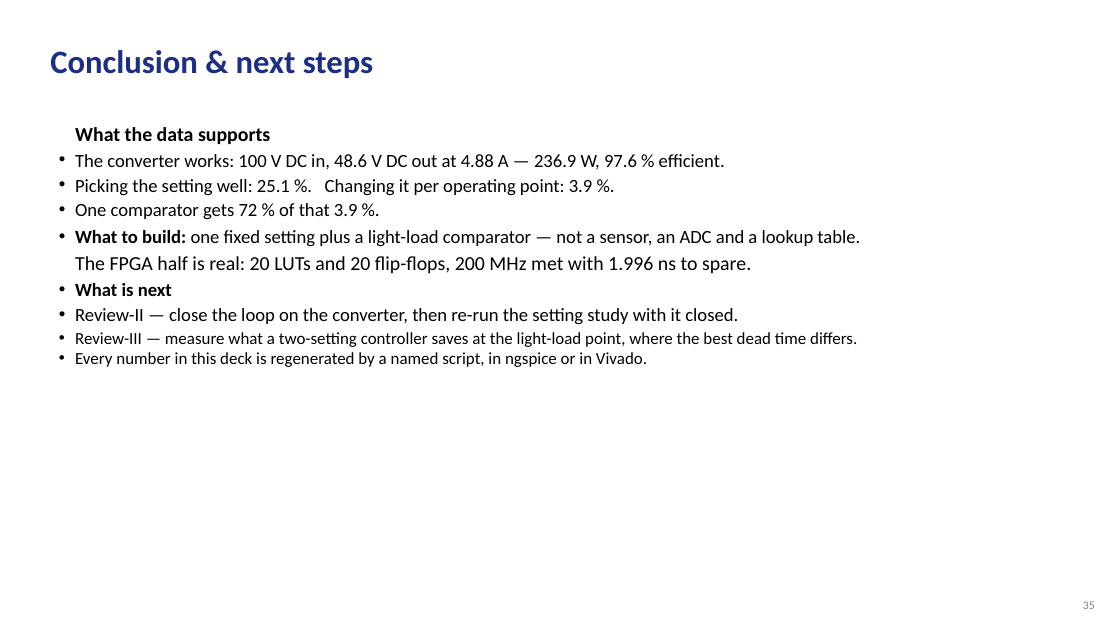
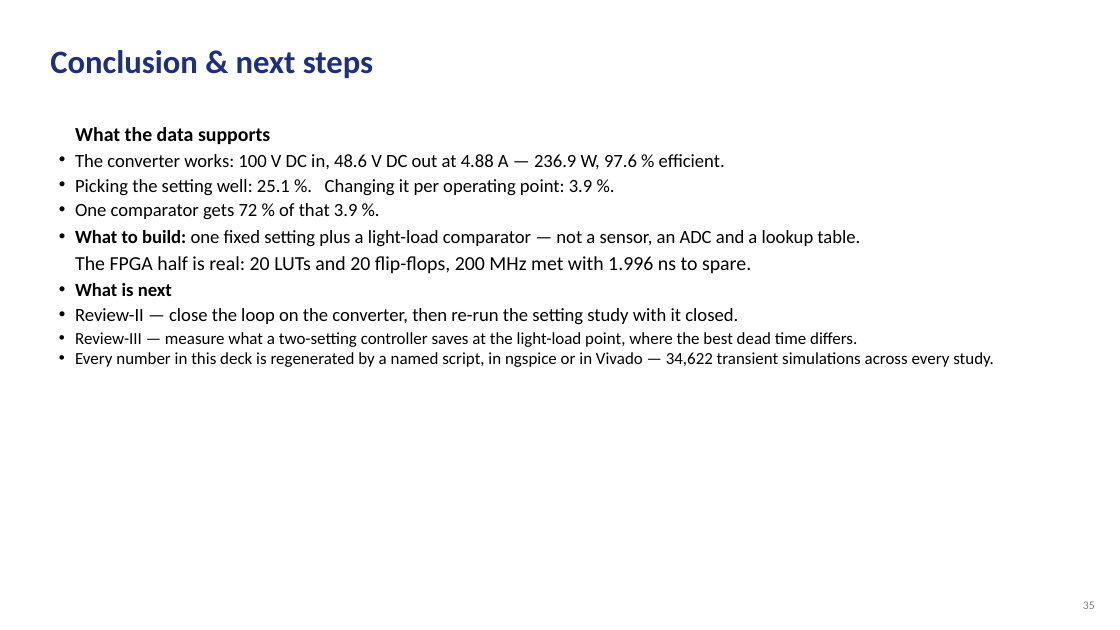
Before and after one commit to Amritha902/gan-driver, a slide deck: slide 35 of review/GaN_Review1_BACKUP.pptx. Drawn at 1120x630 pixels with LibreOffice and Linux fonts; fonts in the diff are those of the drawing. Boxes give left, top, right and bottom in pixels: in the first picture for what was removed or moved away, otherwise in the second. Text is boxed around its words. In the diff, an @@ line names an element or a change of style, - is before the commit and + after.

```diff
--- a/review/GaN_Review1_BACKUP.pptx
+++ b/review/GaN_Review1_BACKUP.pptx
@@ text at <box>75,352,994,367</box>: text changed @@
-• Every number in this deck is regenerated by a named script, in ngspice or in Vivado.
+• Every number in this deck is regenerated by a named script, in ngspice or in Vivado — 34,622 transient simulations across every study.
```
Also in this commit, not shown: 2 other slides changed, 4 other files.
